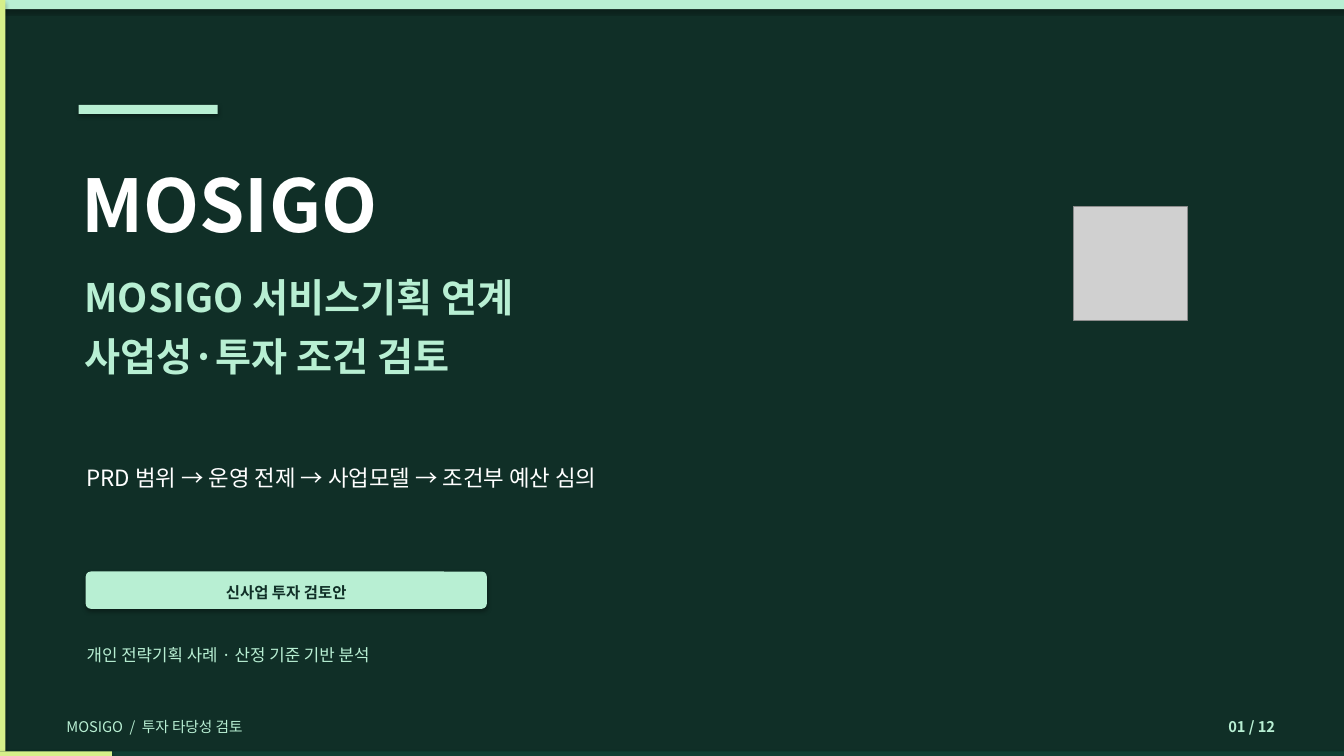
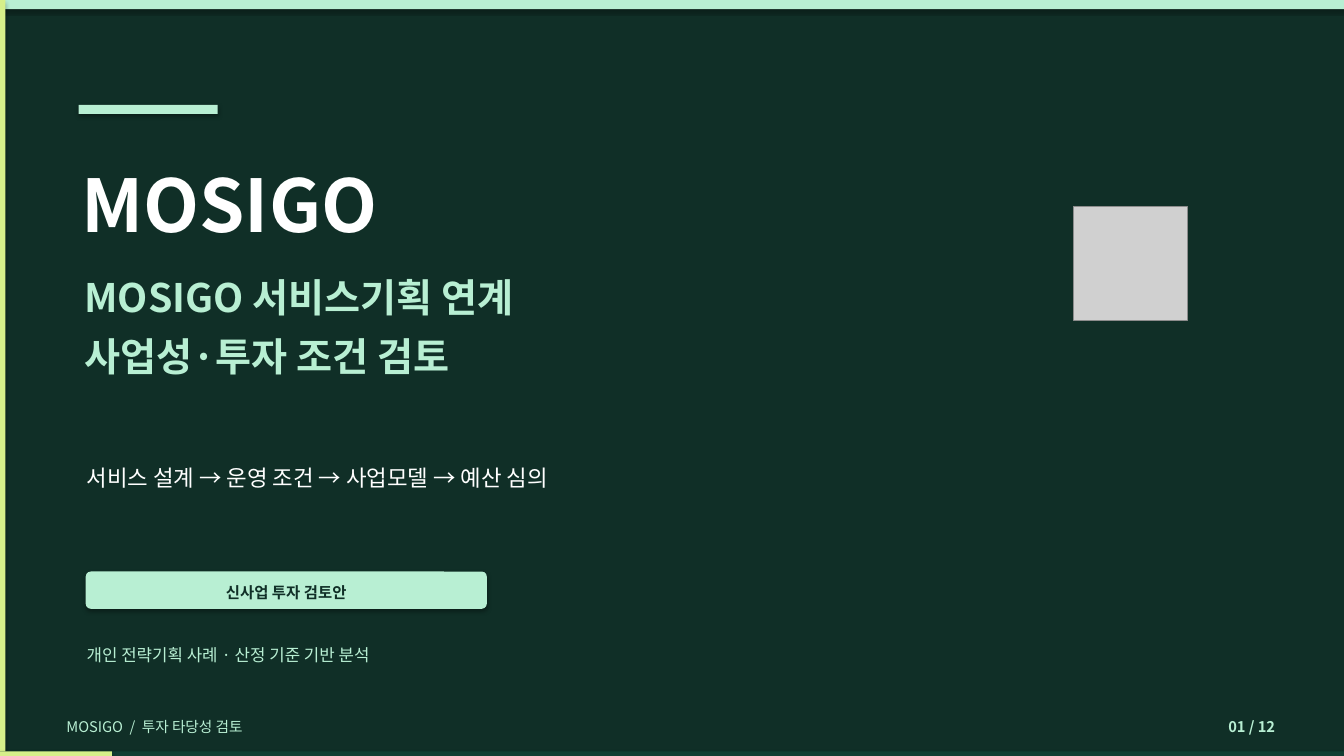
Before and after one commit to dohyunkimmm/mosigo-case-study, a slide deck: slide 1 of downloads/MOSIGO_IR_Investment_Review_12slides.pptx. Drawn at 1344x756 pixels with LibreOffice and Linux fonts; fonts in the diff are those of the drawing; grey boxes stand for pictures. Boxes give left, top, right and bottom in pixels: in the first picture for what was removed or moved away, otherwise in the second. Text is boxed around its words. In the diff, an @@ line names an element or a change of style, - is before the commit and + after.

```diff
--- a/downloads/MOSIGO_IR_Investment_Review_12slides.pptx
+++ b/downloads/MOSIGO_IR_Investment_Review_12slides.pptx
@@ text at <box>87,467,548,488</box>: text changed @@
-PRD 범위 → 운영 전제 → 사업모델 → 조건부 예산 심의
+서비스 설계 → 운영 조건 → 사업모델 → 예산 심의
```
Also in this commit, not shown: 3 other slides changed, 31 other files.
